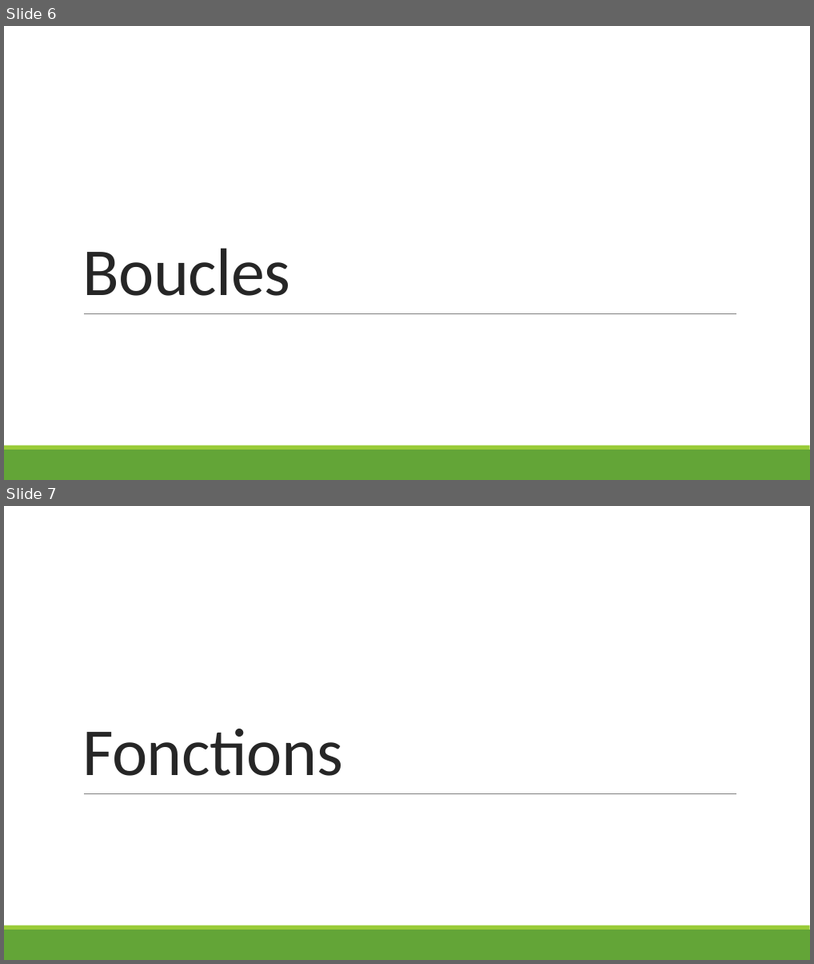
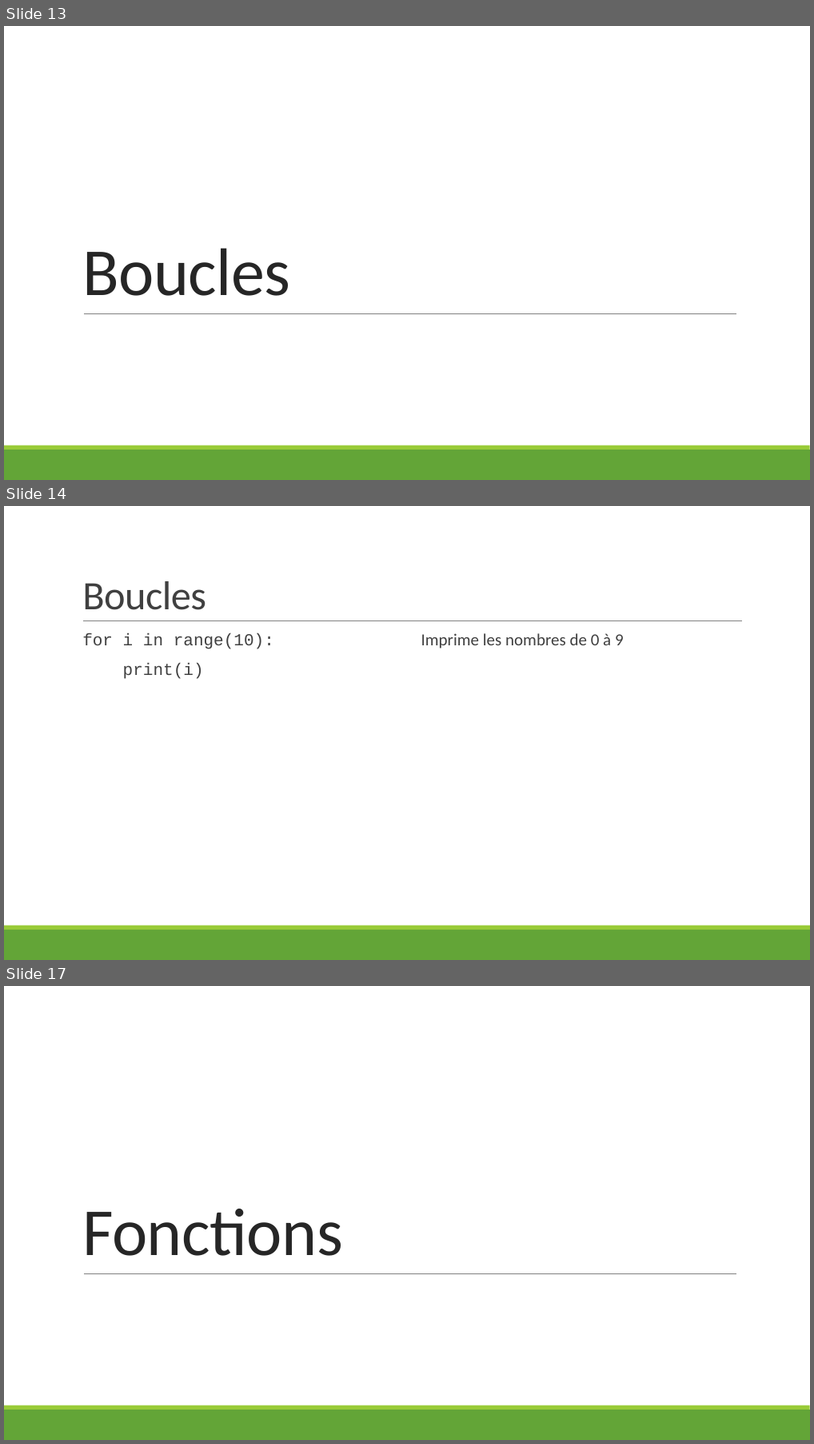
Before and after one commit to hermes-python-201910/courseware, a slide deck: slides.pptx. Shown one above the other, each under a label of ours: slides 6 and 7 before the commit, slides 13, 14 and 17 after it; the slides between them are not shown. The pictures are 814x964 and 814x1444 pixels, drawn with LibreOffice and Linux fonts; fonts in the diff are those of the drawing. Boxes give left, top, right and bottom in pixels: in the first picture for what was removed or moved away, otherwise in the second. Text is boxed around its words. In the diff, an @@ line names an element or a change of style, - is before the commit and + after.

```diff
--- a/slides.pptx
+++ b/slides.pptx
@@ slide 14 added at box(4, 506, 810, 960), background #FFFFFF; not listed: 2 template elements that a slide beside it also shows @@
@@ title added at box(82, 581, 206, 610), 48 pt, text #404040 @@
+Boucles
@@ line added from (83, 621) to (742, 621), #808080 0.5 pt @@
@@ text added at box(82, 633, 274, 679), 20 pt, text #404040 @@
+  for i in range(10):
+  print(i)
@@ text added at box(422, 633, 624, 648), 20 pt, text #404040 @@
+  Imprime les nombres de 0 à 9
@@ what was slide 6 is now slide 13 @@
@@ what was slide 7 is now slide 17 @@
```
Also in this commit, not shown: 21 other slides added, 4 slides removed.
